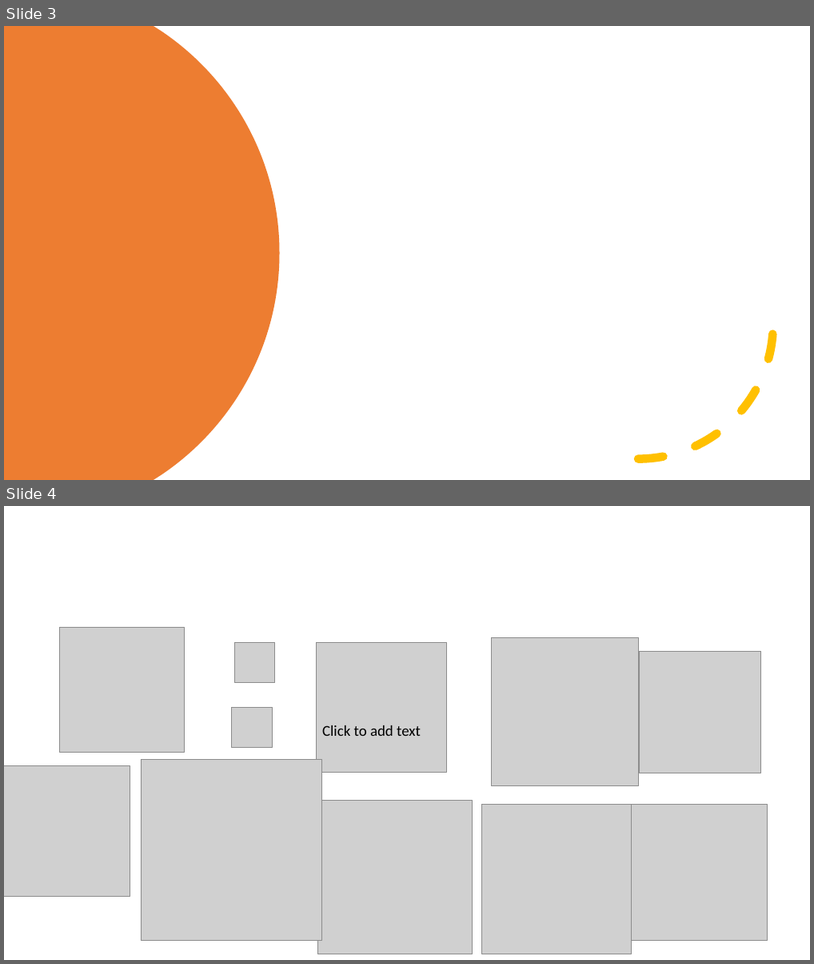
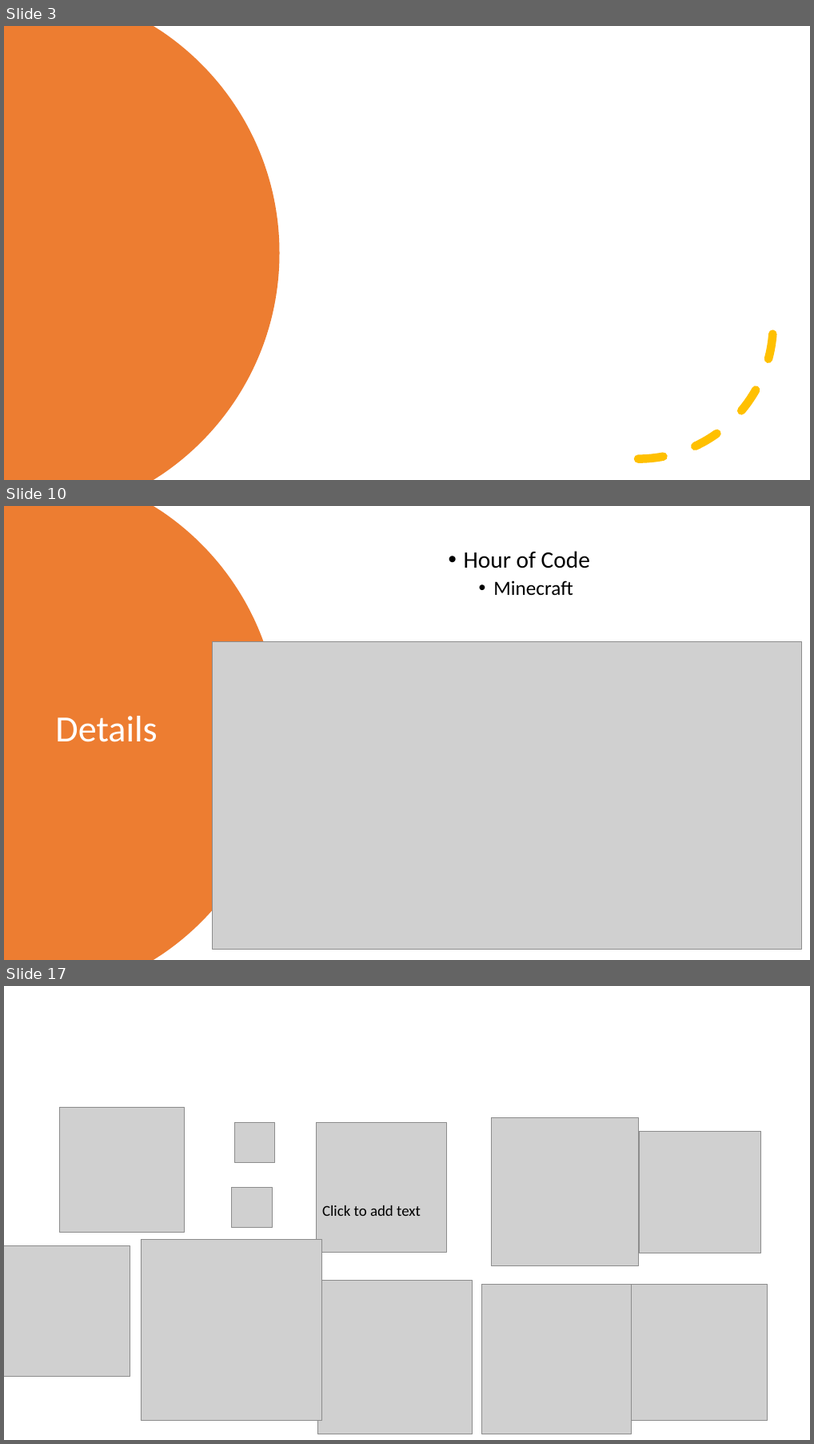
Before and after one commit to kevmoens/ThatConference2022, a slide deck: ThatConference2022.pptx. Shown one above the other, each under a label of ours: slides 3 and 4 before the commit, slides 3, 10 and 17 after it; the slides between them are not shown. The pictures are 814x964 and 814x1444 pixels, drawn with LibreOffice and Linux fonts; fonts in the diff are those of the drawing; grey boxes stand for pictures. Boxes give left, top, right and bottom in pixels: in the first picture for what was removed or moved away, otherwise in the second. Text is boxed around its words. In the diff, an @@ line names an element or a change of style, - is before the commit and + after.

```diff
--- a/ThatConference2022.pptx
+++ b/ThatConference2022.pptx
@@ slide 10 added at box(4, 506, 810, 960), background #FFFFFF @@
@@ freeform shape added at box(4, 506, 280, 960), fill #ED7D31 @@
@@ text added at box(464, 551, 590, 595), 28 pt, text #000000 @@
+• Hour of Code
+  • Minecraft
@@ picture added at box(212, 641, 802, 949) @@
@@ title added at box(55, 716, 157, 742), 44 pt, text #FFFFFF @@
+Details
@@ what was slide 4 is now slide 17 @@
```
Also in this commit, not shown: 12 other slides added.
